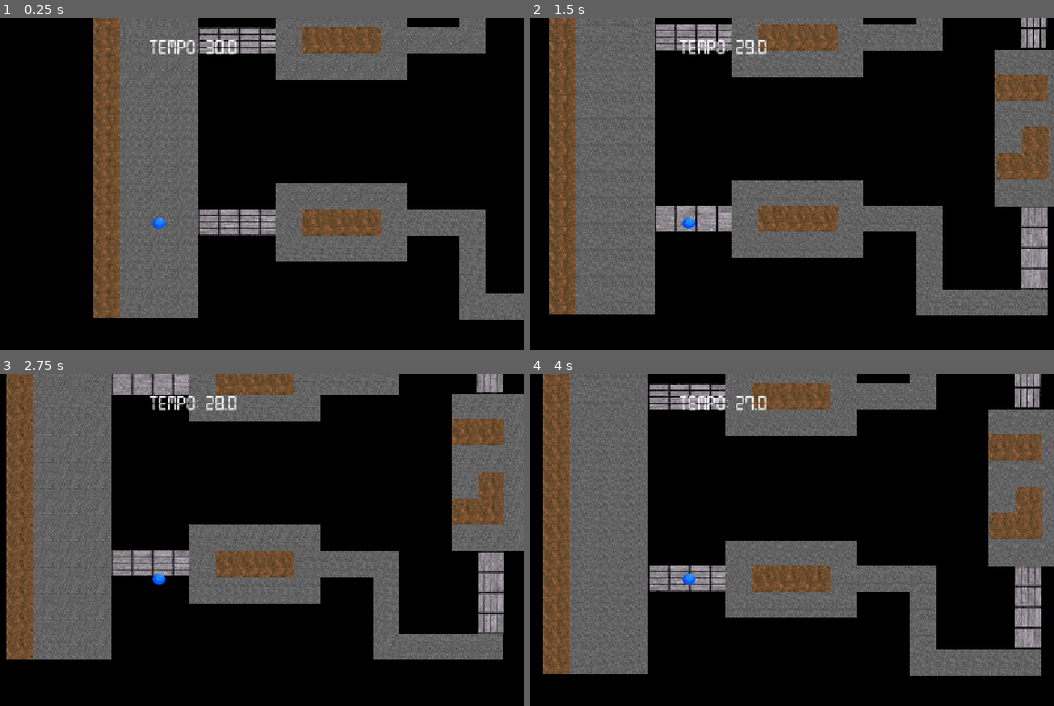
Above: before the commit, frames 1-4 (two rows, left to right).
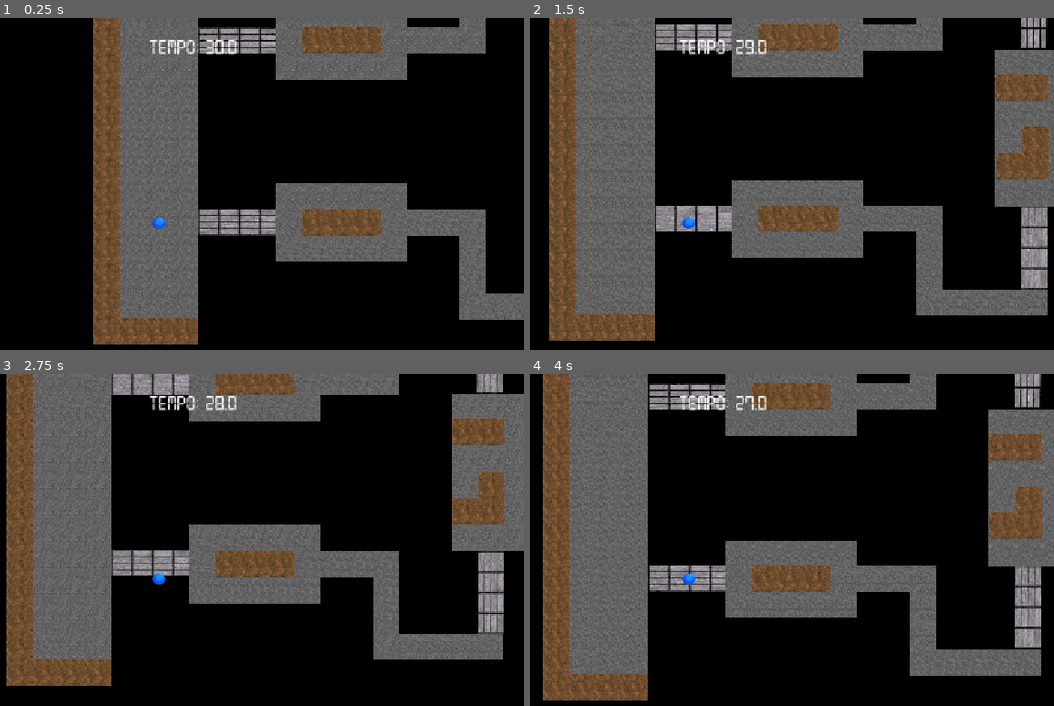
Above: after the commit, the same moments.

Repository: viniciusbaylet/DCC148-DesenvolvimentoJogos
Game: Godot game, scene res://scenes/main.tscn
The game is run twice, just before and just after one commit, with the same random seed, the same clock (stepped at 60 frames per second) and the same inputs. The project has no main scene, so this scene is started directly.
Inputs:
- Up to frame 1 (0.25 s): no input
- Up to frame 2 (1.5 s): tap Enter at 0.5 s; hold D (move_right) 0.53-1.28 s; hold S (move_down) from 1.28 s (still down)
- Up to frame 3 (2.75 s): release S (move_down) at 2.03 s; hold D (move_right) from 2.03 s (still down)
- Up to frame 4 (4 s): release D (move_right) at 2.78 s; hold W (move_up) 2.78-3.53 s; hold A (move_left) from 3.53 s (still down)

The runs differ from the first frame. In frame 1, 1.6% of the frame differs, in the area x 17-38%, y 90-99%; in frame 2, 1.6%, in the area x 3-24%, y 89-98%; in frame 3, 1.6%; in frame 4, 1.6%.

Commit message:
feat: create win scene

Diff:
--- a/Trabalho1/scenes/game_over.tscn
+++ b/Trabalho1/scenes/final.tscn
@@ -1,6 +1,6 @@
 [gd_scene format=3 uid="uid://c5u72rp3upxyh"]
 
-[ext_resource type="Script" uid="uid://dyplad4cbqqqd" path="res://scripts/game_over.gd" id="1_wqhvx"]
+[ext_resource type="Script" uid="uid://dyplad4cbqqqd" path="res://scripts/final.gd" id="1_qkvop"]
 [ext_resource type="FontFile" uid="uid://b8glb8fxmfoc8" path="res://sprites/digital-7.ttf" id="1_xeevv"]
 
 [sub_resource type="StyleBoxFlat" id="StyleBoxFlat_nq2bd"]
@@ -36,9 +36,9 @@
 expand_margin_right = 10.0
 expand_margin_bottom = 10.0
 
-[node name="GameOver" type="CanvasLayer" unique_id=1304702758]
+[node name="Final" type="CanvasLayer" unique_id=1304702758]
 process_mode = 3
-script = ExtResource("1_wqhvx")
+script = ExtResource("1_qkvop")
 
 [node name="ColorRect" type="ColorRect" parent="." unique_id=1524573335]
 anchors_preset = 15
--- a/Trabalho1/scenes/linha_chegada.tscn
+++ b/Trabalho1/scenes/linha_chegada.tscn
@@ -1,11 +1,13 @@
 [gd_scene format=3 uid="uid://ccg62hrpjsbl1"]
 
 [ext_resource type="Texture2D" uid="uid://b54jvx0rkqh5m" path="res://sprites/finishline.jpg" id="1_maa2l"]
+[ext_resource type="Script" uid="uid://deioo6uuu0d4y" path="res://scripts/linha_chegada.gd" id="1_npt14"]
 
 [sub_resource type="RectangleShape2D" id="RectangleShape2D_h0jfm"]
-size = Vector2(46, 46)
+size = Vector2(7, 46)
 
 [node name="LinhaChegada" type="Area2D" unique_id=627401969]
+script = ExtResource("1_npt14")
 
 [node name="Sprite2D" type="Sprite2D" parent="." unique_id=1269366734]
 position = Vector2(-9.536743e-07, 1.9073486e-06)
@@ -13,4 +15,7 @@
 texture = ExtResource("1_maa2l")
 
 [node name="CollisionShape2D" type="CollisionShape2D" parent="." unique_id=1518498237]
+position = Vector2(0.5, 0)
 shape = SubResource("RectangleShape2D_h0jfm")
+
+[connection signal="body_entered" from="." to="." method="_on_body_entered"]
--- a/Trabalho1/scenes/main.tscn
+++ b/Trabalho1/scenes/main.tscn
@@ -3,7 +3,7 @@
 [ext_resource type="PackedScene" uid="uid://3pppvyx063sp" path="res://scenes/pista.tscn" id="1_0wfyh"]
 [ext_resource type="PackedScene" uid="uid://ddocu6cg1falf" path="res://scenes/player.tscn" id="2_sugp2"]
 [ext_resource type="PackedScene" uid="uid://cq1c8y4twspds" path="res://scenes/tempo.tscn" id="3_sugp2"]
-[ext_resource type="PackedScene" uid="uid://c5u72rp3upxyh" path="res://scenes/game_over.tscn" id="4_jyhfs"]
+[ext_resource type="PackedScene" uid="uid://c5u72rp3upxyh" path="res://scenes/final.tscn" id="4_jyhfs"]
 
 [node name="Main" type="StaticBody2D" unique_id=439537688]
 
@@ -17,4 +17,4 @@
 
 [node name="Tempo" parent="." unique_id=205442638 instance=ExtResource("3_sugp2")]
 
-[node name="GameOver" parent="." unique_id=1304702758 instance=ExtResource("4_jyhfs")]
+[node name="Final" parent="." unique_id=1304702758 instance=ExtResource("4_jyhfs")]
--- a/Trabalho1/scenes/pista.tscn
+++ b/Trabalho1/scenes/pista.tscn
@@ -391,6 +391,99 @@
 [node name="Parede28" parent="." unique_id=978675028 instance=ExtResource("3_erodb")]
 position = Vector2(-22, 23)
 
+[node name="Parede37" parent="." unique_id=1601512250 instance=ExtResource("3_erodb")]
+position = Vector2(1175, 625)
+
+[node name="Parede38" parent="." unique_id=780744789 instance=ExtResource("3_erodb")]
+position = Vector2(1175, 579)
+
+[node name="Parede39" parent="." unique_id=96547418 instance=ExtResource("3_erodb")]
+position = Vector2(1175, 533)
+
+[node name="Parede40" parent="." unique_id=945167557 instance=ExtResource("3_erodb")]
+position = Vector2(1175, 487)
+
+[node name="Parede41" parent="." unique_id=1492936085 instance=ExtResource("3_erodb")]
+position = Vector2(1175, 441)
+
+[node name="Parede42" parent="." unique_id=1372495561 instance=ExtResource("3_erodb")]
+position = Vector2(1175, 395)
+
+[node name="Parede43" parent="." unique_id=343388652 instance=ExtResource("3_erodb")]
+position = Vector2(1175, 349)
+
+[node name="Parede44" parent="." unique_id=2097805039 instance=ExtResource("3_erodb")]
+position = Vector2(1175, 303)
+
+[node name="Parede45" parent="." unique_id=1497078526 instance=ExtResource("3_erodb")]
+position = Vector2(1175, 257)
+
+[node name="Parede46" parent="." unique_id=1371081014 instance=ExtResource("3_erodb")]
+position = Vector2(1175, 211)
+
+[node name="Parede47" parent="." unique_id=171724627 instance=ExtResource("3_erodb")]
+position = Vector2(1175, 165)
+
+[node name="Parede48" parent="." unique_id=616263187 instance=ExtResource("3_erodb")]
+position = Vector2(1175, 119)
+
+[node name="Parede49" parent="." unique_id=1956716847 instance=ExtResource("3_erodb")]
+position = Vector2(1175, 73)
+
+[node name="Parede50" parent="." unique_id=1152047238 instance=ExtResource("3_erodb")]
+position = Vector2(1175, 27)
+
+[node name="Parede51" parent="." unique_id=1789488164 instance=ExtResource("3_erodb")]
+position = Vector2(1175, 23)
+
+[node name="Parede29" parent="." unique_id=2066686596 instance=ExtResource("3_erodb")]
+position = Vector2(116, -23)
+
+[node name="Parede30" parent="." unique_id=1051811384 instance=ExtResource("3_erodb")]
+position = Vector2(70, -23)
+
+[node name="Parede31" parent="." unique_id=1275815814 instance=ExtResource("3_erodb")]
+position = Vector2(24, -23)
+
+[node name="Parede32" parent="." unique_id=1046116237 instance=ExtResource("3_erodb")]
+position = Vector2(-22, -23)
+
+[node name="Parede33" parent="." unique_id=83504959 instance=ExtResource("3_erodb")]
+position = Vector2(116, 670)
+
+[node name="Parede34" parent="." unique_id=1441457286 instance=ExtResource("3_erodb")]
+position = Vector2(70, 670)
+
+[node name="Parede35" parent="." unique_id=271082685 instance=ExtResource("3_erodb")]
+position = Vector2(24, 670)
+
+[node name="Parede36" parent="." unique_id=1312756733 instance=ExtResource("3_erodb")]
+position = Vector2(-22, 670)
+
+[node name="Parede56" parent="." unique_id=889864435 instance=ExtResource("3_erodb")]
+position = Vector2(1175, 671)
+
+[node name="Parede57" parent="." unique_id=666018268 instance=ExtResource("3_erodb")]
+position = Vector2(1129, 671)
+
+[node name="Parede58" parent="." unique_id=260933627 instance=ExtResource("3_erodb")]
+position = Vector2(1083, 671)
+
+[node name="Parede59" parent="." unique_id=863373945 instance=ExtResource("3_erodb")]
+position = Vector2(1037, 671)
+
+[node name="Parede52" parent="." unique_id=790321107 instance=ExtResource("3_erodb")]
+position = Vector2(1175, -23)
+
+[node name="Parede53" parent="." unique_id=1593582549 instance=ExtResource("3_erodb")]
+position = Vector2(1129, -23)
+
+[node name="Parede54" parent="." unique_id=903686867 instance=ExtResource("3_erodb")]
+position = Vector2(1083, -23)
+
+[node name="Parede55" parent="." unique_id=1469975675 instance=ExtResource("3_erodb")]
+position = Vector2(1037, -23)
+
 [node name="Chao73" parent="." unique_id=1230494554 instance=ExtResource("1_ft10e")]
 position = Vector2(528, 479)
 
--- a/Trabalho1/scripts/game_over.gd
+++ b/Trabalho1/scripts/final.gd
@@ -1,5 +1,6 @@
 extends CanvasLayer
 
+@onready var reason_title: Label = $ColorRect/VBoxContainer/Label
 @onready var reason_label: Label = $ColorRect/VBoxContainer/Label2
 @onready var restart_button: Button = $ColorRect/VBoxContainer/RestartButton
 
@@ -11,8 +12,10 @@
 func _process(delta: float) -> void:
 	pass
 
-func mostrar_game_over(motivo: String) -> void:
+func mostrar_final(titulo: String, motivo: String, texto_botao: String) -> void:
+	reason_title.text = titulo
 	reason_label.text = motivo
+	restart_button.text = texto_botao
 	visible = true
 	get_tree().paused = true
 
--- /dev/null
+++ b/Trabalho1/scripts/linha_chegada.gd
@@ -0,0 +1,28 @@
+extends Area2D
+
+
+# Called when the node enters the scene tree for the first time.
+func _ready() -> void:
+	pass # Replace with function body.
+
+
+# Called every frame. 'delta' is the elapsed time since the previous frame.
+func _process(delta: float) -> void:
+	pass
+
+
+func _on_body_entered(body: Node2D) -> void:
+	if body.name == "Player":
+		var main_node = get_tree().current_scene
+
+		if main_node:
+			# Pega o nó CanvasLayer "Tempo" e depois pega o "Timer" que está dentro dele
+			var node_tempo = main_node.get_node_or_null("Tempo")
+			var timer = node_tempo.get_node_or_null("Timer") if node_tempo else null
+			var tela_final = main_node.get_node_or_null("Final")
+
+			if timer and not timer.is_stopped() and timer.time_left > 0:
+				timer.stop()
+
+				if tela_final:
+					tela_final.mostrar_final("VITORIA!", "Você venceu, parabéns você conseguiu completar o percurso", "Recomeçar")
--- a/Trabalho1/scripts/tempo.gd
+++ b/Trabalho1/scripts/tempo.gd
@@ -17,6 +17,6 @@
 
 func _on_timer_timeout() -> void:
 	label_tempo.text = "Tempo: 0.0"
-	var game_over = get_parent().get_node("GameOver")
-	if game_over:
-		game_over.mostrar_game_over("O tempo acabou!")
+	var tela_final = get_parent().get_node("Final")
+	if tela_final:
+		tela_final.mostrar_final("Game Over", "O tempo acabou!", "Tentar Novamente")
Renamed: Trabalho1/scripts/game_over.gd.uid -> Trabalho1/scripts/final.gd.uid
Not shown, added: Trabalho1/scripts/linha_chegada.gd.uid
